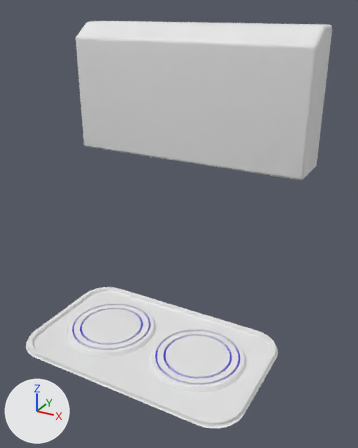
What one commit did to the FBX model Models/FBX/FBX_Kitchenette_Stove.fbx.
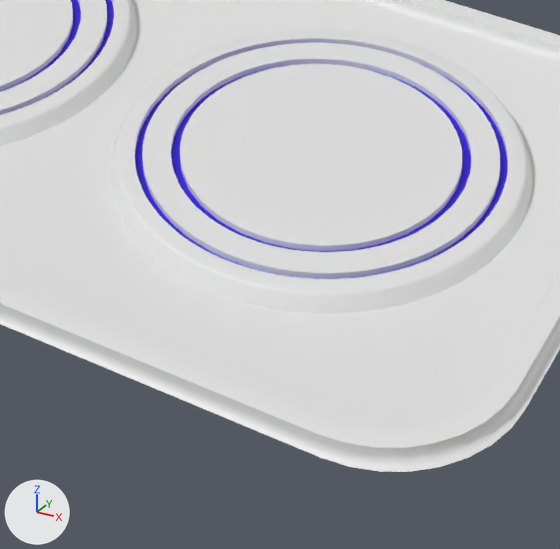
Each version is shown whole from a 50 mm camera at (1.216, 2.621, 1.756) aimed at (0.702, 3.555, 1.289), then close up on the part from 35% to 70% of the width and 72% to 100% of the height. The lights are fixed; the arrows at lower left show +X, +Y and +Z. Vertices at the same position are counted once.
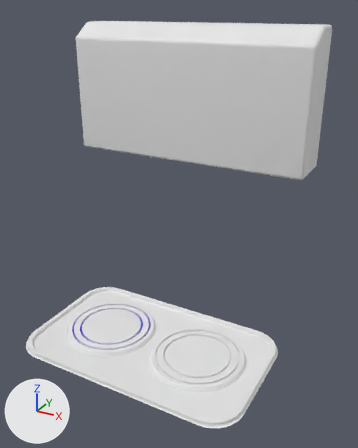
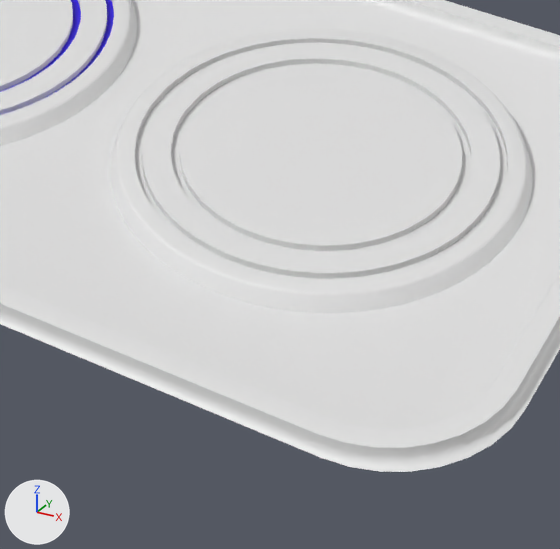
The change, as a diff of the scene's bpy script:
```diff
--- a/Models/FBX/FBX_Kitchenette_Stove.fbx.py
+++ b/Models/FBX/FBX_Kitchenette_Stove.fbx.py
@@ mat_emissivemaster2 @@
+mat_emissivemaster2 = principled_material('EmissiveMaster2')
+mat_emissivemaster2.base_color = (0.8, 0.8, 0.8)  # white #e7e7e7
@@ me_plane_003 @@
 me_plane_003.from_pydata(...)  # 2252 vertices, 2080 faces; spans x 0.344..0.954, y 3.325..3.776, z 0.955..1.72
 # used by ob_plane; location = (0.0, 0.0, 0.0)
+# me_plane_003 part 1: all 128 faces centred in x 0.674..0.879, y 3.413..3.618, z 0.963 switch from mat_emissivemaster (blue #2f0ee7) to mat_emissivemaster2 (white #e7e7e7)
 me_plane_003.materials.append(mat_metal)
```

What differs and where, as boxes [x1, y1, x2, y2] in the close-ups (560 x 549 px):
part 1 of me_plane_003, recoloured (blue to white)
    both: [135, 61, 508, 279]
